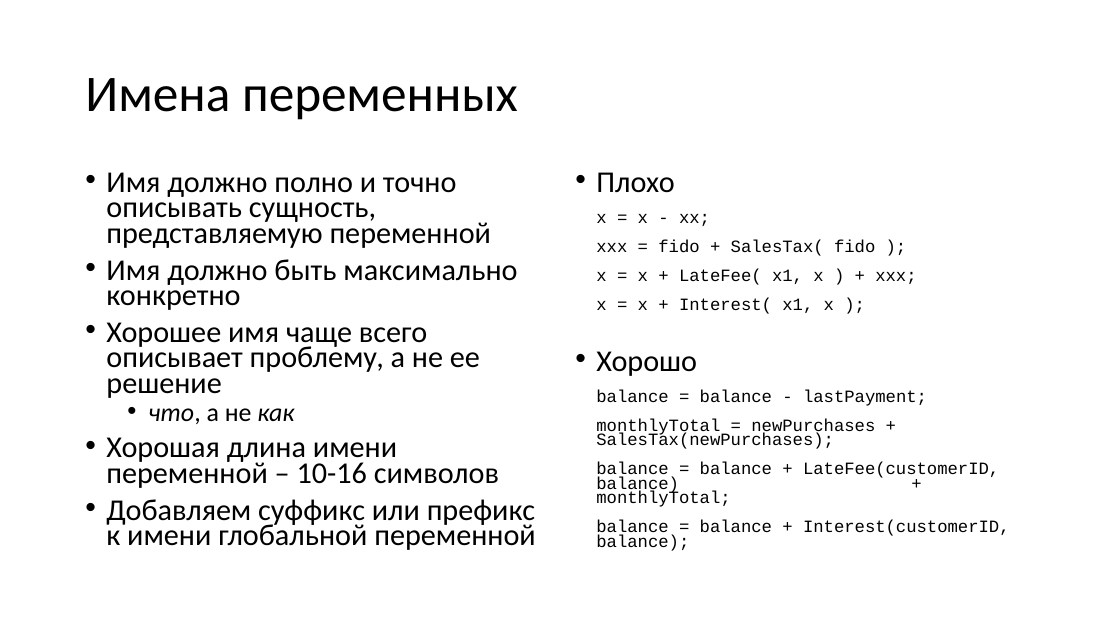
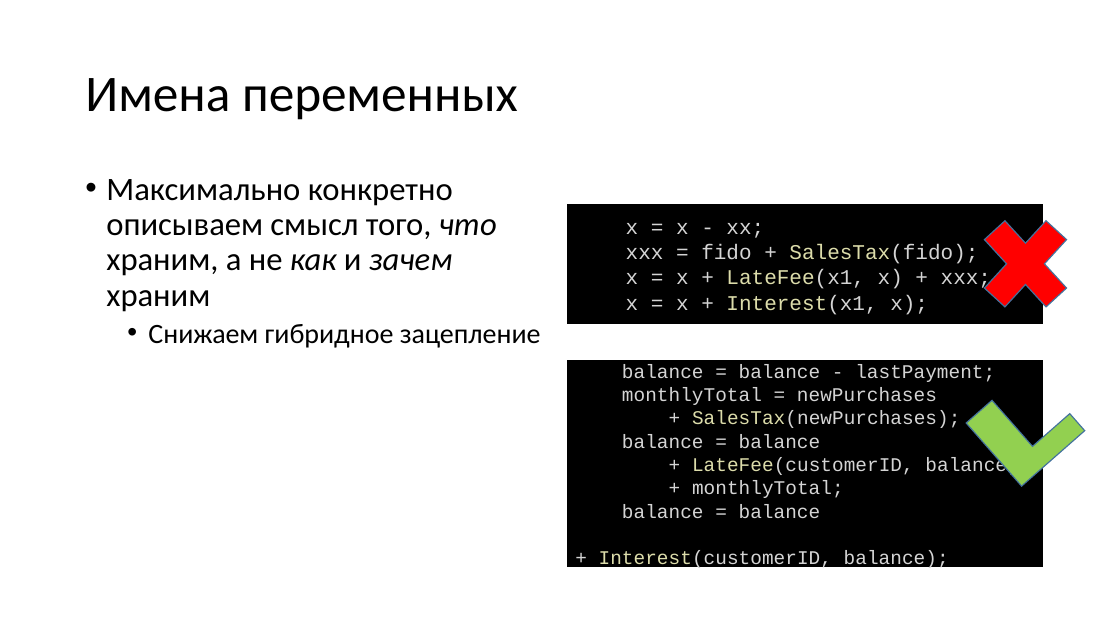
Before and after one commit to Evgueni-Petrov-aka-espetrov/Algorithms-and-Programming-in-C-pptx, a slide deck: slide 57 of 26 Совершенный код.pptx (slide 17 before the commit). Drawn at 1120x630 pixels with LibreOffice and Linux fonts; fonts in the diff are those of the drawing. Boxes give left, top, right and bottom in pixels: in the first picture for what was removed or moved away, otherwise in the second. Text is boxed around its words. In the diff, an @@ line names an element or a change of style, - is before the commit and + after.

Commit message:
разбил на слои; написал про зацепление с примерами; убрал повторы

```diff
--- a/26 Совершенный код.pptx
+++ b/26 Совершенный код.pptx
@@ text at (x1=106, y1=179, x2=541, y2=348): text changed; size 25.9 to 28 pt @@
-• Имя должно полно и точно описывать сущность, представляемую переменной
-• Имя должно быть максимально конкретно
-• Хорошее имя чаще всего описывает проблему, а не ее решение
-  • что, а не как
-• Хорошая длина имени переменной – 10-16 символов
-• Добавляем суффикс или префикс к имени глобальной переменной
+• Максимально конкретно описываем смысл того, что храним, а не как и зачем храним
+  • Снижаем гибридное зацепление
@@ rectangle added at (x1=567, y1=204, x2=1044, y2=324), fill #000000, 18 pt, text #D4D4D4 @@
+x = x - xx;
+xxx = fido + SalesTax(fido);
+x = x + LateFee(x1, x) + xxx;
+x = x + Interest(x1, x);
@@ cross added at (x1=966, y1=199, x2=1085, y2=329), fill #FF0000, outline #43739E 1 pt @@
@@ rectangle "balance = balance - lastPayment;" resized from (x1=596, y1=172, x2=1010, y2=551) to (x1=567, y1=360, x2=1044, y2=567) @@
@@ rectangle "balance = balance - lastPayment;" at (x1=567, y1=360, x2=1044, y2=567): vertical alignment top to middle; fill none to #000000 @@
@@ text in rectangle at (x1=599, y1=364, x2=1018, y2=570): text changed; size 14.8 to 16.6 pt; text colour #000000 to #D4D4D4 @@
-• Плохо
-  x = x - xx;
-  xxx = fido + SalesTax( fido );
-  x = x + LateFee( x1, x ) + xxx;
-  x = x + Interest( x1, x );
-• Хорошо
-  balance = balance - lastPayment;
-  monthlyTotal = newPurchases + SalesTax(newPurchases);
-  balance = balance + LateFee(customerID, balance) + monthlyTotal;
-  balance = balance + Interest(customerID, balance);
+balance = balance - lastPayment;
+monthlyTotal = newPurchases
++ SalesTax(newPurchases);
+balance = balance
++ LateFee(customerID, balance)
++ monthlyTotal;
+balance = balance
++ Interest(customerID, balance);
@@ corner added at (x1=967, y1=368, x2=1085, y2=486), fill #92D050, outline #43739E 1 pt @@
```
Also in this commit, not shown: 7 other slides changed, 58 slides added, 14 slides removed.
